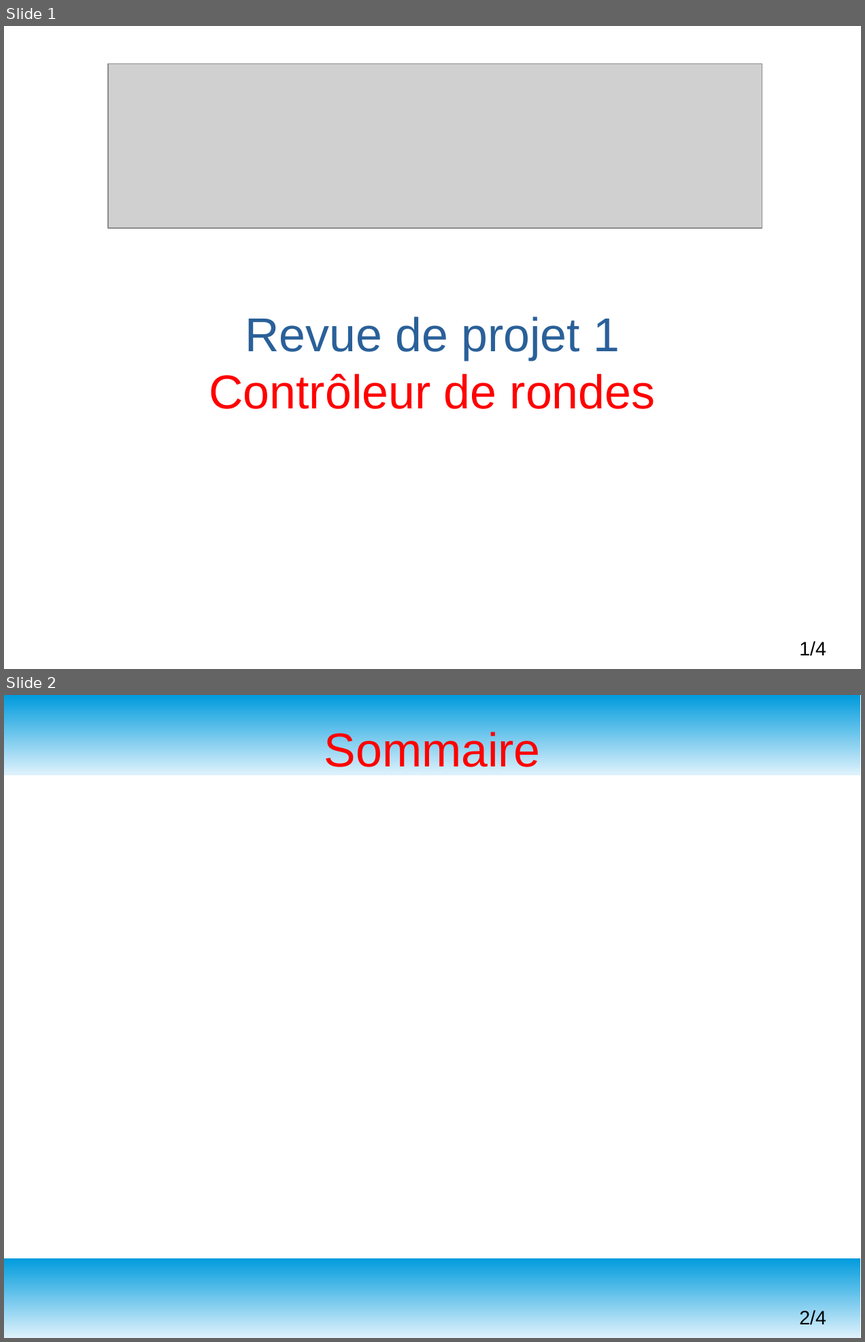
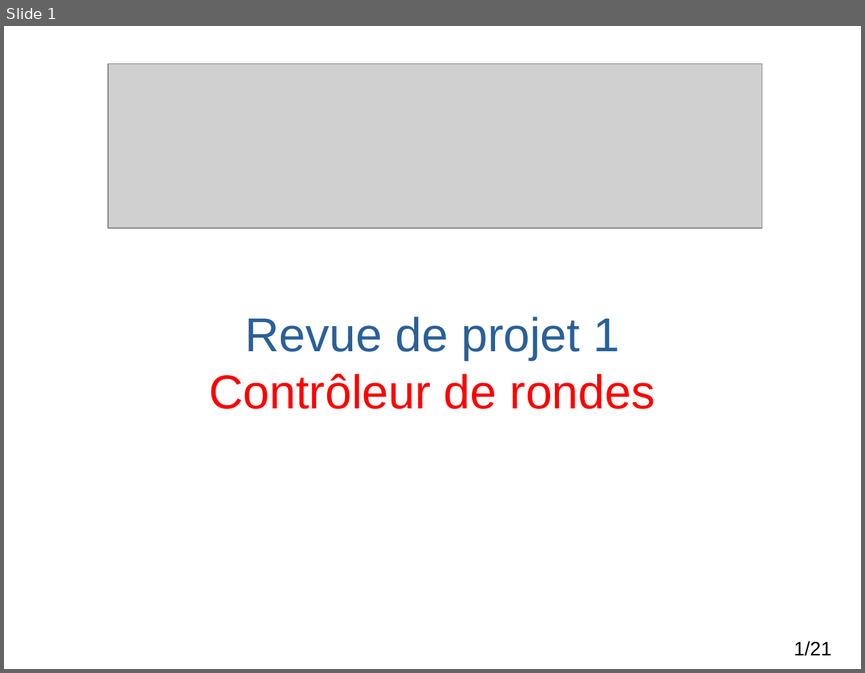
Before and after one commit to msoulard/ControleurDeRondes, a slide deck: Maëva/Diapo Revue 1.odp. Shown one above the other, each under a label of ours: slides 1 and 2 before the commit, slide 1 after it. The pictures are 865x1342 and 865x673 pixels, drawn with LibreOffice and Linux fonts; fonts in the diff are those of the drawing; grey boxes stand for pictures; background and template pictures are left out. Boxes give left, top, right and bottom in pixels: in the first picture for what was removed or moved away, otherwise in the second. Text is boxed around its words. In the diff, an @@ line names an element or a change of style, - is before the commit and + after.

```diff
--- a/Maëva/Diapo Revue 1.odp
+++ b/Maëva/Diapo Revue 1.odp
@@ slide 2 removed at <box>4,695,861,1338</box>, background #FFFFFF @@
@@ rectangle removed at <box>4,695,861,775</box> @@
@@ title removed at <box>324,728,541,775</box> @@
-Sommaire
@@ rectangle removed at <box>4,1258,861,1338</box> @@
@@ page number removed at <box>799,1310,826,1325</box> @@
-2/4
@@ page number at <box>793,641,832,656</box>: text changed @@
-1/4
+1/21
```
Also in this commit, not shown: 20 slides added, 2 other slides removed, 4 other files.
